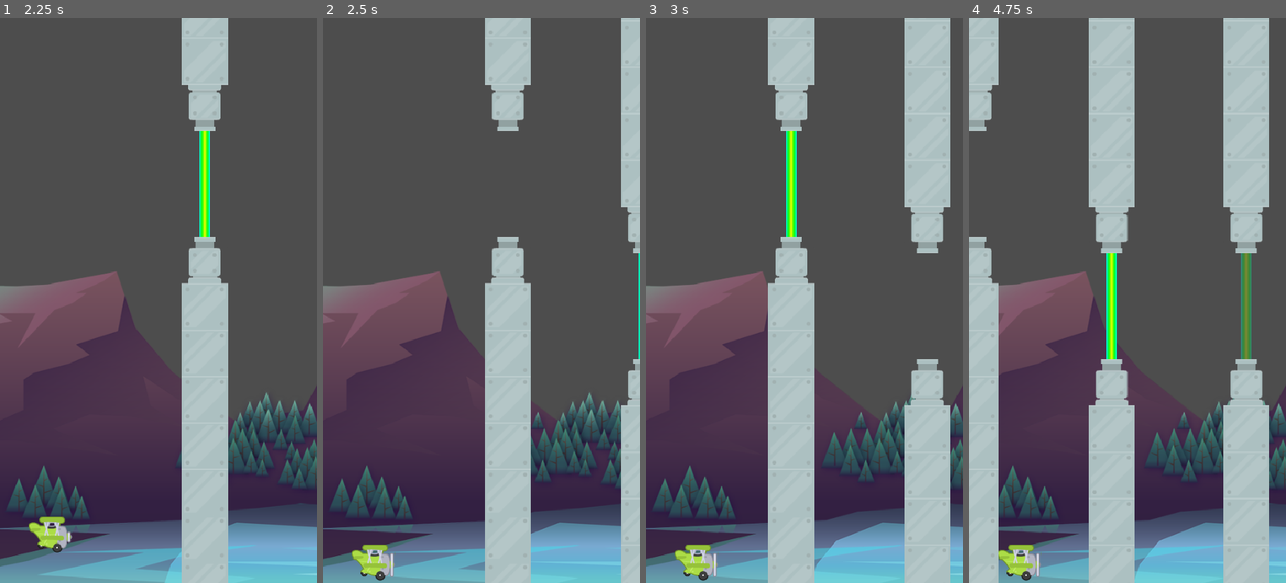
Above: before the commit, frames 1-4 (left to right).
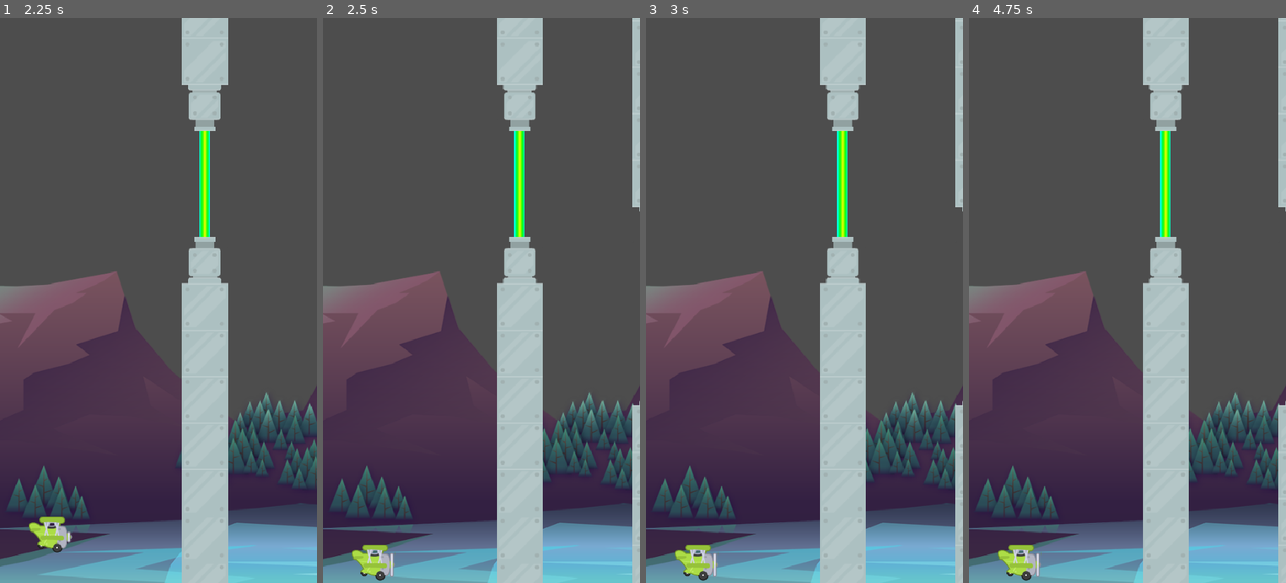
Above: after the commit, the same moments.

Repository: johnsuico/Udemy-Godot-Tutorial-2D
Game: Godot game, scene res://Scenes/Game/Game.tscn
Same seed, same stepped clock (60 frames per second), same inputs: the game is played once before the commit and once after it.
Inputs:
- Up to frame 1 (2.25 s): tap Space (jump) at 0.77, 1.52 s
- Up to frame 2 (2.5 s): no input
- Up to frame 3 (3 s): no input
- Up to frame 4 (4.75 s): tap Space (jump) at 3.02, 3.77, 4.52 s

Frame 1 is identical in both runs. In frame 2, 9.8% of the frame differs, in the area x 51-100%, y 0-100%; in frame 3, 36%; in frame 4, 43%, in the area x 0-100%, y 0-100%.

Commit message:
Add collision and stop game logic

Diff:
--- a/tappy-plane-tutorial/Scenes/Game/Game.gd
+++ b/tappy-plane-tutorial/Scenes/Game/Game.gd
@@ -32,3 +32,6 @@
 	var y_pos: float = randf_range(upper_point.position.y, lower_point.position.y)
 	new_pipe.position = Vector2(_vp_r.end.x + 100, y_pos)
 	pipes_holder.add_child(new_pipe)
+
+func _on_plane_died() -> void:
+	get_tree().paused = true
--- a/tappy-plane-tutorial/Scenes/Game/Game.tscn
+++ b/tappy-plane-tutorial/Scenes/Game/Game.tscn
@@ -20,7 +20,7 @@
 [node name="PipesHolder" type="Node" parent="."]
 
 [node name="SpawnTimer" type="Timer" parent="."]
-wait_time = 1.6999999999999997
+wait_time = 1.6999999999999995
 autostart = true
 
 [node name="UpperPoint" type="Marker2D" parent="."]
@@ -29,4 +29,5 @@
 [node name="LowerPoint" type="Marker2D" parent="."]
 position = Vector2(570, 600)
 
+[connection signal="plane_died" from="Plane" to="." method="_on_plane_died"]
 [connection signal="timeout" from="SpawnTimer" to="." method="_on_spawn_timer_timeout"]
--- a/tappy-plane-tutorial/Scenes/Pipes/Pipes.gd
+++ b/tappy-plane-tutorial/Scenes/Pipes/Pipes.gd
@@ -15,3 +15,8 @@
 func _on_visible_on_screen_notifier_2d_screen_exited() -> void:
 	set_process(false)
 	queue_free()
+
+
+func _on_pipe_body_entered(body: Node2D) -> void:
+	if body is Tappy:
+		body.die()
--- a/tappy-plane-tutorial/Scenes/Pipes/Pipes.tscn
+++ b/tappy-plane-tutorial/Scenes/Pipes/Pipes.tscn
@@ -19,4 +19,6 @@
 [node name="VisibleOnScreenNotifier2D" type="VisibleOnScreenNotifier2D" parent="."]
 position = Vector2(132, 0)
 
+[connection signal="body_entered" from="Lower" to="." method="_on_pipe_body_entered"]
+[connection signal="body_entered" from="Upper" to="." method="_on_pipe_body_entered"]
 [connection signal="screen_exited" from="VisibleOnScreenNotifier2D" to="." method="_on_visible_on_screen_notifier_2d_screen_exited"]
--- a/tappy-plane-tutorial/Scenes/Plane/Plane.gd
+++ b/tappy-plane-tutorial/Scenes/Plane/Plane.gd
@@ -1,7 +1,12 @@
 extends CharacterBody2D
+
+class_name Tappy
 
 # Getting the built in gravity value from project settings
 var _gravity: float = ProjectSettings.get("physics/2d/default_gravity")
+
+# Create plane died signal
+signal plane_died
 
 # Get the animation player. Using it for the jump animation
 @onready var animation_player: AnimationPlayer = $AnimationPlayer
@@ -37,5 +42,6 @@
 		animation_player.play("Jump")
 
 func die() -> void:
+	plane_died.emit()
 	animated_sprite_2d.stop()
 	set_physics_process(false)
